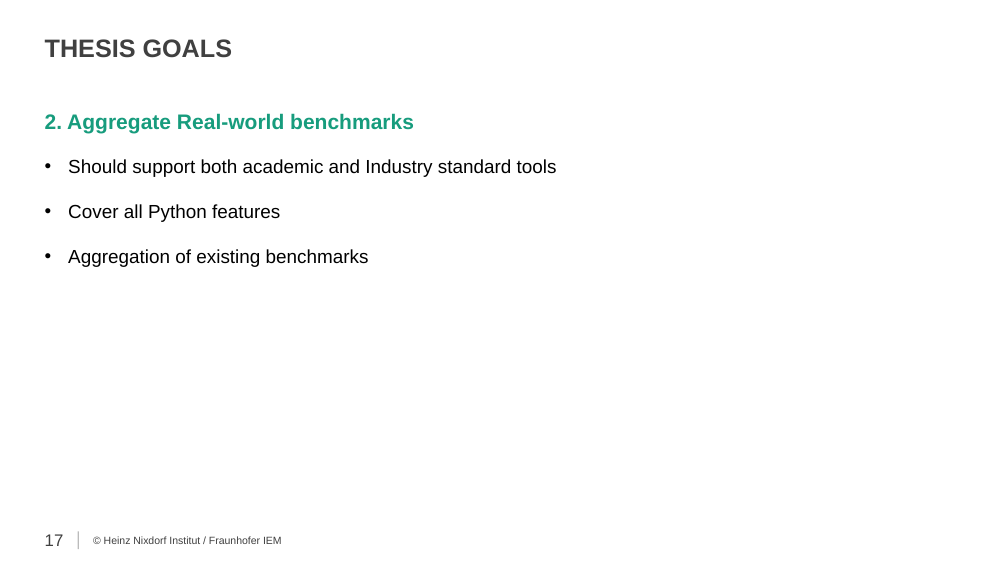
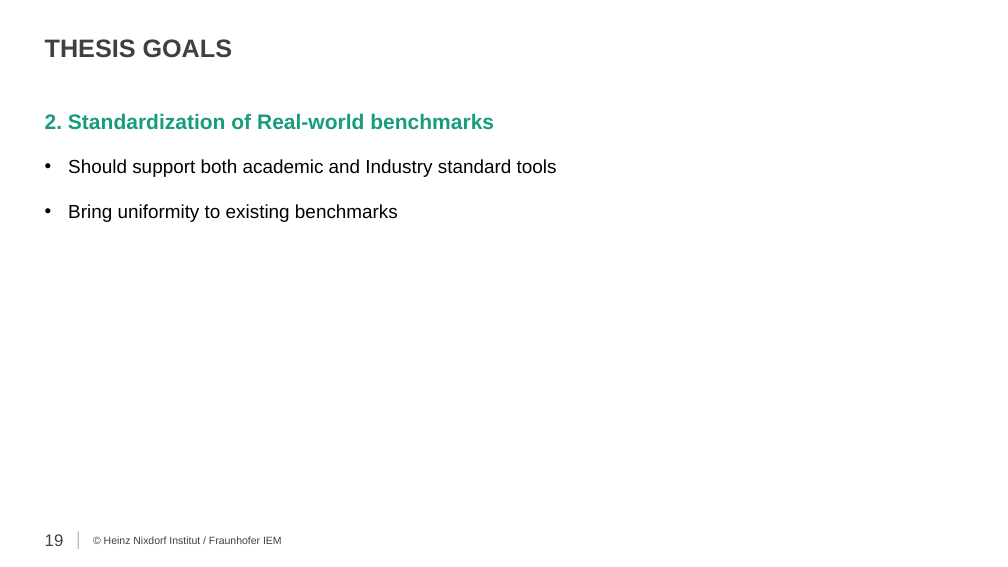
Before and after one commit to secure-software-engineering/TypeEvalPy, a slide deck: slide 19 of proposal/proposal_Samkutty.pptx (slide 17 before the commit). Drawn at 1008x567 pixels with LibreOffice and Linux fonts; fonts in the diff are those of the drawing; background and template pictures are left out. Boxes give left, top, right and bottom in pixels: in the first picture for what was removed or moved away, otherwise in the second. Text is boxed around its words. In the diff, an @@ line names an element or a change of style, - is before the commit and + after.

```diff
--- a/proposal/proposal_Samkutty.pptx
+++ b/proposal/proposal_Samkutty.pptx
@@ text at bbox=[45, 113, 494, 130]: text changed @@
-2. Aggregate Real-world benchmarks
+2. Standardization of Real-world benchmarks
@@ text at bbox=[68, 204, 398, 222]: text changed @@
-• Cover all Python features
-• Aggregation of existing benchmarks
+• Bring uniformity to existing benchmarks
@@ page number at bbox=[45, 534, 64, 546]: text changed @@
-17
+19
```
Also in this commit, not shown: 10 other slides changed, 3 slides added.
